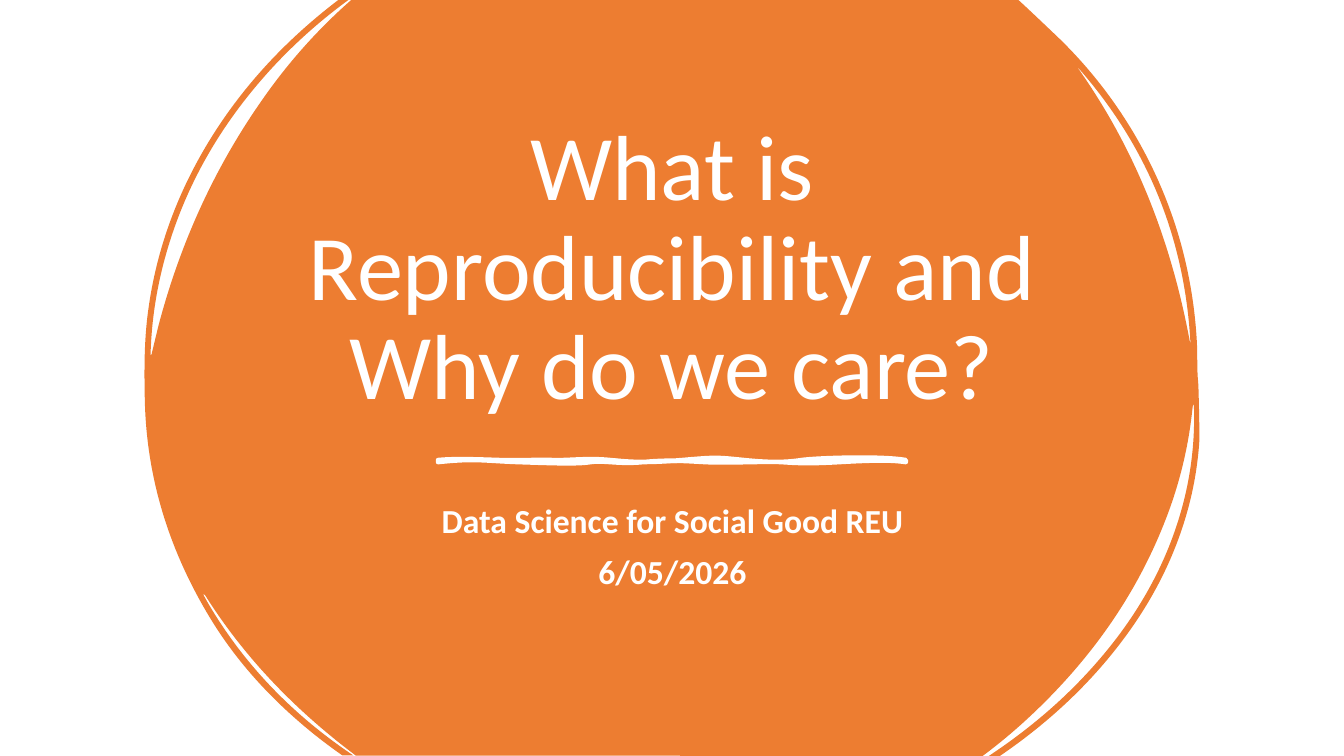
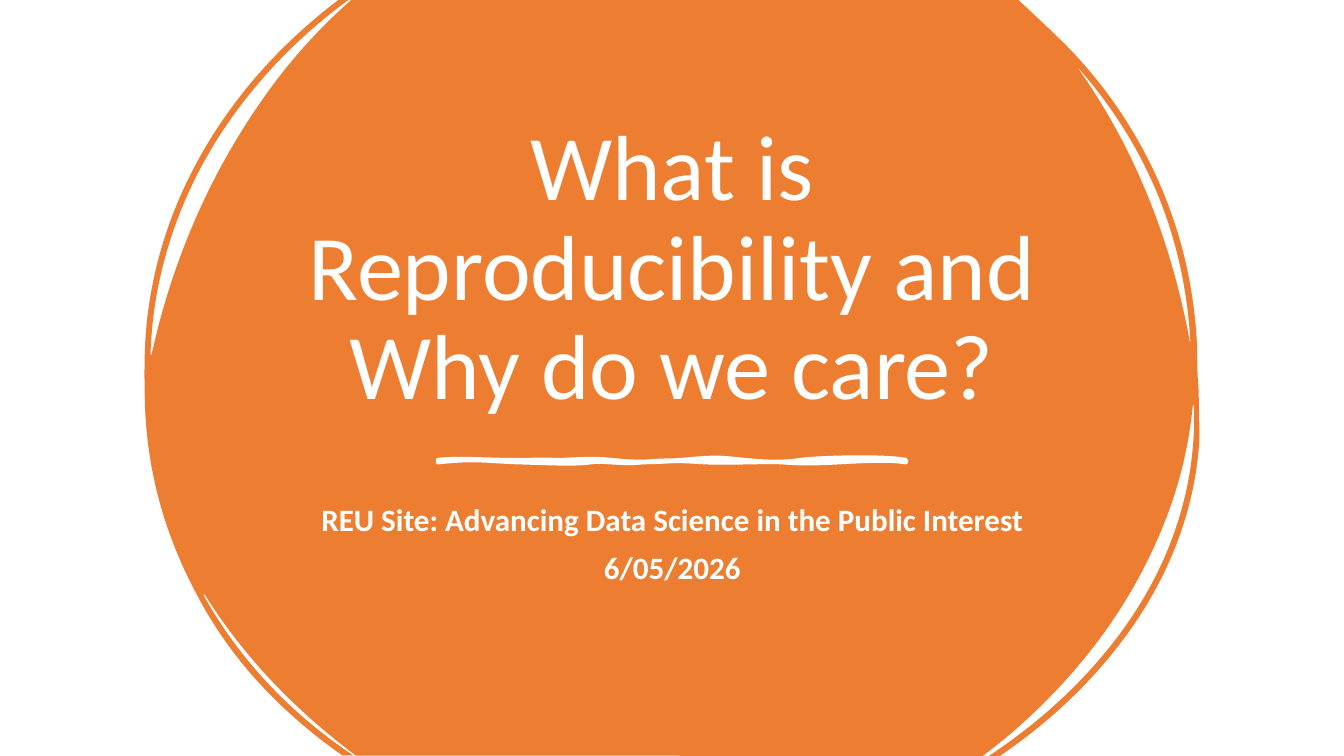
Before and after one commit to arpettey/REU2026_Bootcamp, a slide deck: slide 1 of Reproducibility2026.pptx. Drawn at 1344x756 pixels with LibreOffice and Linux fonts; fonts in the diff are those of the drawing. Boxes give left, top, right and bottom in pixels: in the first picture for what was removed or moved away, otherwise in the second. Text is boxed around its words. In the diff, an @@ line names an element or a change of style, - is before the commit and + after.

Commit message:
Updated reproducibility PPT
Corrected title of REU for 2026

```diff
--- a/Reproducibility2026.pptx
+++ b/Reproducibility2026.pptx
@@ subtitle at [321,509,1023,537]: text changed; size 24 to 22.2 pt @@
-Data Science for Social Good REU
+REU Site: Advancing Data Science in the Public Interest
@@ subtitle at [604,557,741,581]: size 24 to 22.2 pt in "6/05/2026" @@
```
